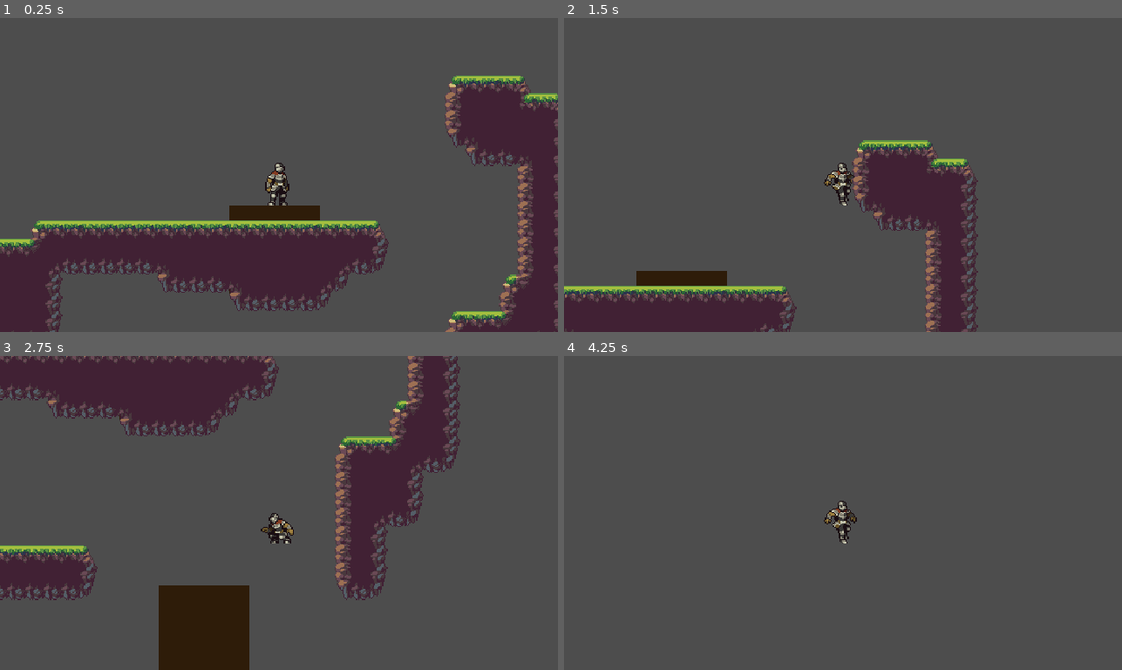
Above: before the commit, frames 1-4 (two rows, left to right).
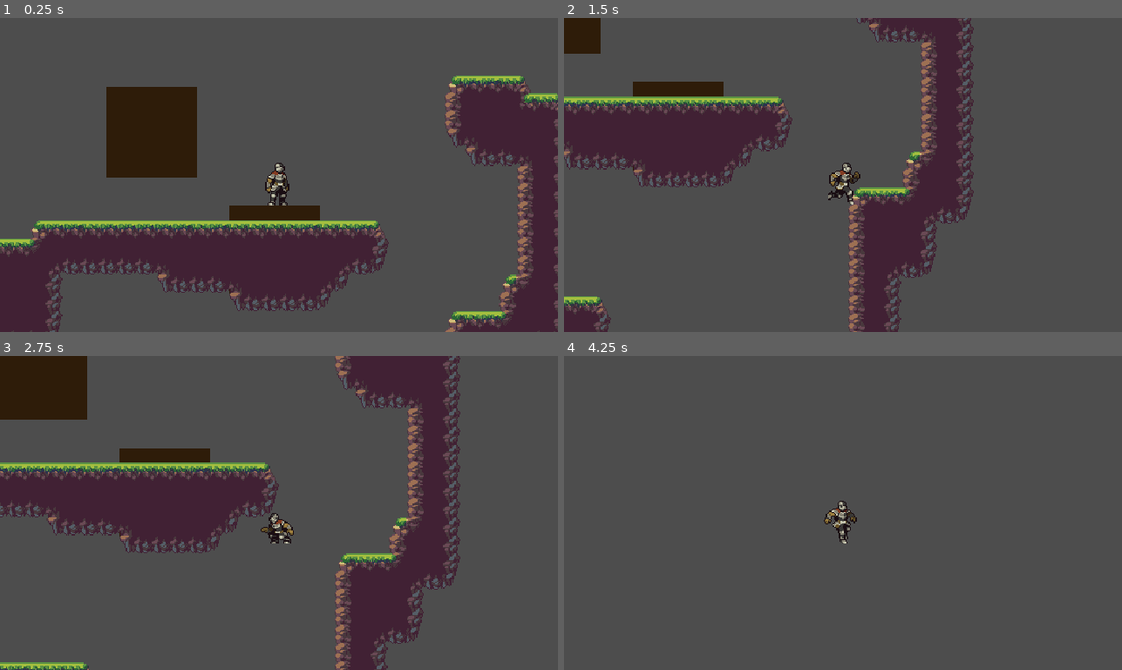
Above: after the commit, the same moments.

Repository: SaydRomey/BrunchPolice
Game: Godot game, scene res://scenes/world.tscn
Two runs of this game, one before a commit and one after it. Both use one fixed random seed, a clock stepped at 60 frames per second and the inputs below.
Inputs:
- Up to frame 1 (0.25 s): no input
- Up to frame 2 (1.5 s): tap Enter at 0.5 s; hold S (crouch) 0.53-1.28 s; hold D (move_right) from 0.53 s (still down); tap Space (jump) at 0.77, 0.8, 1.07, 1.35 s
- Up to frame 3 (2.75 s): tap Space (jump) at 1.52, 1.82, 2.3 s; tap S (crouch) at 1.55 s; release D (move_right) at 2.03 s; hold A (move_left) from 2.03 s (still down); hold S (crouch) from 2.03 s (still down)
- Up to frame 4 (4.25 s): release A (move_left) at 2.78 s; release S (crouch) at 2.78 s; hold D (move_right) from 2.78 s (still down); tap S (crouch) at 2.85 s; tap Space (jump) at 3.02, 3.32 s; hold Space (jump) from 3.53 s (still down)

The runs differ from the first frame. In frame 1, 4.7% of the frame differs, in the area x 19-36%, y 21-51%; in frame 2, 28%; in frame 3, 41%, in the area x 0-83%, y 0-100%; in frame 4, less than 0.1%.

Commit message:
variable jump height

Diff:
--- a/scenes/player.tscn
+++ b/scenes/player.tscn
@@ -431,5 +431,10 @@
 wait_time = 0.1
 one_shot = true
 
+[node name="JumpHeightTimer" type="Timer" parent="."]
+wait_time = 0.15
+one_shot = true
+
 [connection signal="timeout" from="CoyoteTimer" to="." method="_on_coyote_timer_timeout"]
 [connection signal="timeout" from="JumpBufferTimer" to="." method="_on_jump_buffer_timer_timeout"]
+[connection signal="timeout" from="JumpHeightTimer" to="." method="_on_jump_height_timer_timeout"]
--- a/scenes/world.tscn
+++ b/scenes/world.tscn
@@ -19,3 +19,6 @@
 
 [node name="Box2" parent="." instance=ExtResource("3_phd6a")]
 position = Vector2(-389, -597)
+
+[node name="Box3" parent="." instance=ExtResource("3_phd6a")]
+position = Vector2(-497, -702)
--- a/scripts/player.gd
+++ b/scripts/player.gd
@@ -1,4 +1,6 @@
 extends CharacterBody2D
+
+#https://www.youtube.com/watch?v=93QBVvCzUGI&list=PLhXFaKLHQJdXpwaNt6gGwpHLTWL0m-TSL&index=11
 
 @export var speed = 150
 @export var gravity = 20
@@ -11,7 +13,7 @@
 @onready var crouch_raycast2 = $CrouchRaycast_2
 @onready var coyote_timer = $CoyoteTimer
 @onready var jump_buffer_timer = $JumpBufferTimer
-
+@onready var jump_height_timer = $JumpHeightTimer
 
 var is_crouching = false
 var stuck_under_object = false
@@ -34,6 +36,7 @@
 
 #	Handle jump
 	if Input.is_action_just_pressed("jump"):
+		jump_height_timer.start()
 		jump()
 
 #	Handle movement/deceleration using input direction
@@ -89,14 +92,20 @@
 		if !jump_buffered:
 			jump_buffered = true
 			jump_buffer_timer.start()
-			#print("Jump buffered TRUE")
 
 func _on_coyote_timer_timeout() -> void:
 	can_coyote_jump = false
 
 func _on_jump_buffer_timer_timeout() -> void:
 	jump_buffered = false
-	#print("Jump buffered FALSE")
+
+func _on_jump_height_timer_timeout() -> void:
+	if !Input.is_action_pressed("jump"):
+		if velocity.y < -100:
+			velocity.y = -10
+			print("Low jump")
+	else:
+		print("High jump")
 
 func above_head_is_empty() -> bool:
 	var result = !crouch_raycast1.is_colliding() && !crouch_raycast2.is_colliding()
